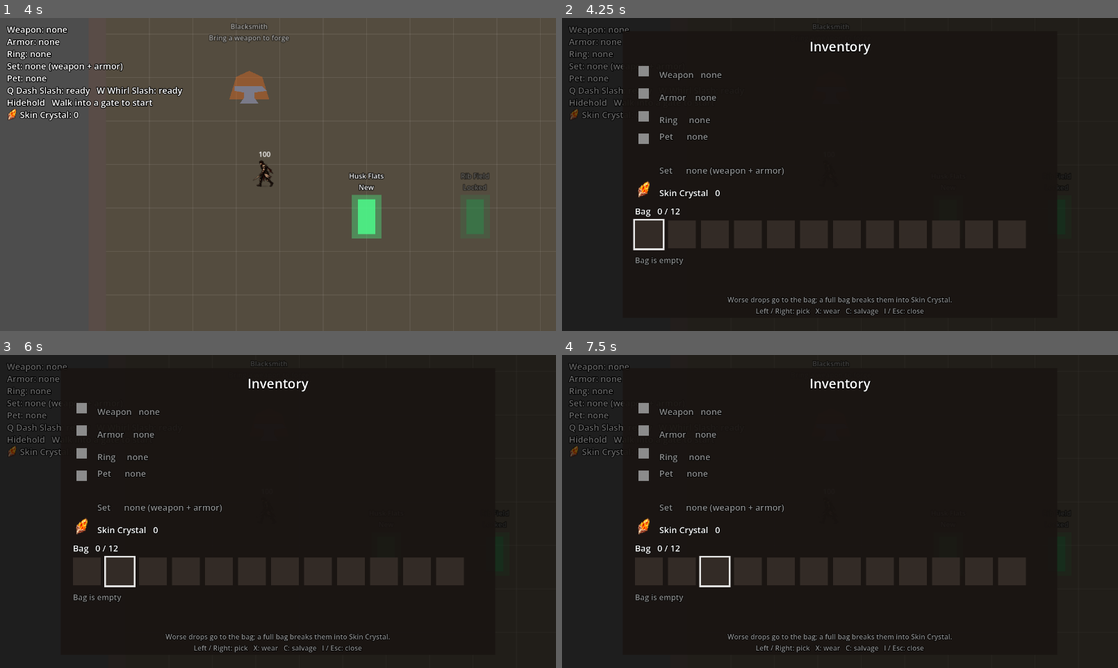
Above: before the commit, frames 1-4 (two rows, left to right).
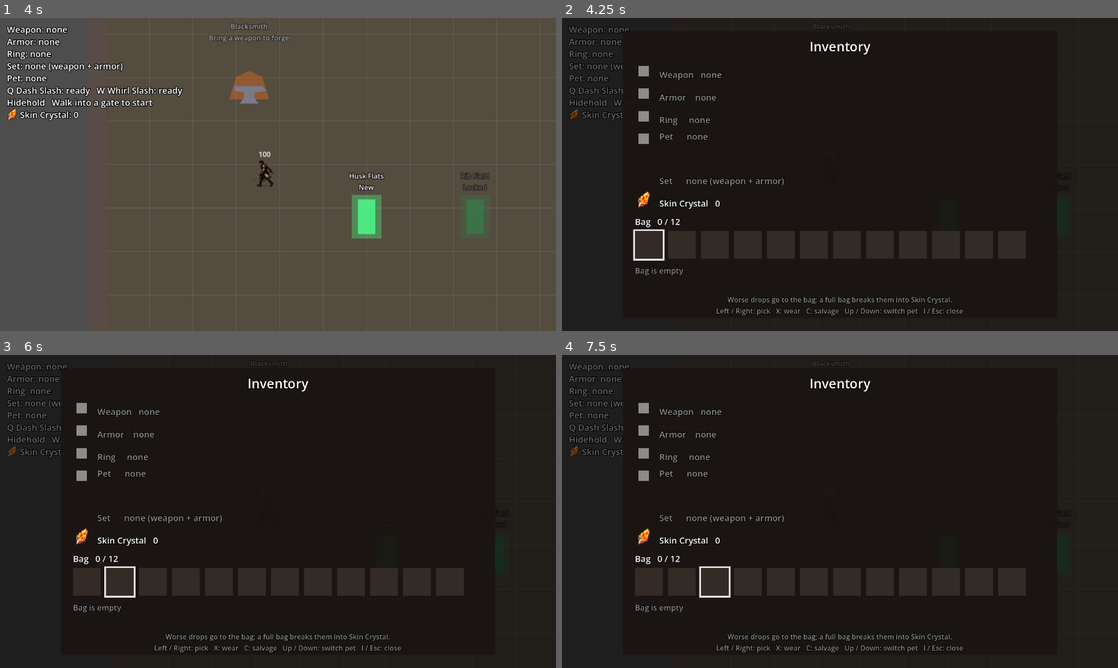
Above: after the commit, the same moments.

Repository: knc219-a11y/second-game
Game: Godot game, scene res://scenes/title.tscn
Two runs of this game, one before a commit and one after it. Both use one fixed random seed, a clock stepped at 60 frames per second and the inputs below.
Inputs:
- Up to frame 1 (4 s): tap Enter (ui_accept) at 0.5, 0.77, 1.52, 3.02, 3.77 s; hold Right (move_right) 0.53-1.28 s; hold X (attack) 0.53-1.28 s; tap C (interact) at 0.8, 1.35, 2.3, 2.85, 3.8 s; hold Down (move_down) 1.28-2.03 s; tap X (attack) at 1.55, 3.05 s; hold Right (move_right) 2.03-2.78 s; hold X (attack) 2.03-2.78 s; hold Up (move_up) 2.78-3.53 s; hold Left (move_left) from 3.53 s (still down); tap Space (roll) at 3.6 s
- Up to frame 2 (4.25 s): keep holding Left (move_left); tap I (inventory) at 4.15 s
- Up to frame 3 (6 s): tap X (attack) at 4.35, 5.85 s; tap Enter (ui_accept) at 4.52, 5 s; release Left (move_left) at 5.03 s; hold Down (move_down) 5.03-5.78 s; tap C (interact) at 5.1 s; tap R (restart) at 5.75 s; hold Right (move_right) from 5.78 s (still down)
- Up to frame 4 (7.5 s): tap Enter (ui_accept) at 6.02, 6.5, 6.77 s; release Right (move_right) at 6.53 s; hold Up (move_up) 6.53-7.28 s; tap C (interact) at 6.6 s; tap R (restart) at 7.25 s; hold Right (move_right) from 7.28 s (still down); tap Space (roll) at 7.35 s

Frame 1 is identical in both runs. In frame 2, 5.0% of the frame differs, in the area x 12-84%, y 47-96%; in frame 3, 5.1%; in frame 4, 5.1%, in the area x 13-84%, y 47-96%.

Commit message:
Kept pets: every pet obtained stays, switch the active one in the inventory
Every pet picked up is kept in owned_pets (one per kind, saved); the newest
still becomes active. The I inventory lists the kept pets with the active one
bracketed and Up/Down switches it. Old saves keep just their active pet. A
kept pet kind no longer drops.

Co-Authored-By: Claude Opus 5.5 (1M context) <noreply@anthropic.com>
Claude-Session: https://claude.ai/code/session_01JTFhcG27aDg1HpxMu7TF5t

Diff:
--- a/scripts/enemy.gd
+++ b/scripts/enemy.gd
@@ -56,7 +56,7 @@
 @export var ring_drop_chance: float = 0.07
 # Separate, rare roll for a pet of kind pet_drop_kind (player.gd pet_names):
 # normal enemies drop the Scab Pup (2); test_map.gd gives the tough variant the
-# Marrow Cub (1) and its own chance. No drop while the Player has that same pet.
+# Marrow Cub (1) and its own chance. No drop once the Player keeps that pet.
 @export var pet_drop_chance: float = 0.04
 @export var pet_drop_kind: int = 2
 # Separate roll for an ichor drop (player.gd heal_amount), only while the Player
@@ -765,7 +765,7 @@
 
 
 func _try_drop_pet() -> void:
-	if not is_instance_valid(player) or player.pet_kind == pet_drop_kind:
+	if not is_instance_valid(player) or pet_drop_kind in player.owned_pets:
 		return
 	if randf() >= pet_drop_chance:
 		return
--- a/scripts/inventory.gd
+++ b/scripts/inventory.gd
@@ -4,7 +4,8 @@
 # colored, with value and forge level), the pet, the set and the Skin Crystal
 # count, then a row of bag slots (player.gd bag: drops no better than what's
 # worn). Left/Right pick a bag item, X wears it (the worn one goes into the bag)
-# and C salvages it into Skin Crystal. I or Esc closes it. Better drops still
+# and C salvages it into Skin Crystal. Up/Down switches the active pet among the
+# kept ones (player.gd owned_pets). I or Esc closes it. Better drops still
 # auto-equip on pickup. Built in code; it keeps running while the tree is
 # paused (process_mode always in test_map.tscn).
 
@@ -70,7 +71,7 @@
 		label.vertical_alignment = VERTICAL_ALIGNMENT_CENTER if slot != "pet" else VERTICAL_ALIGNMENT_TOP
 		panel.add_child(label)
 		rows[slot] = [icon, swatch, label]
-		y += 52.0 if slot != "pet" else 64.0
+		y += 52.0 if slot != "pet" else 88.0
 	bag_heading = _make_label(20)
 	bag_heading.position = Vector2(28, y + 4)
 	panel.add_child(bag_heading)
@@ -107,7 +108,7 @@
 	detail.size = Vector2(944, 60)
 	panel.add_child(detail)
 	var hint := _make_label(16)
-	hint.text = "Worse drops go to the bag; a full bag breaks them into Skin Crystal.\nLeft / Right: pick   X: wear   C: salvage   I / Esc: close"
+	hint.text = "Worse drops go to the bag; a full bag breaks them into Skin Crystal.\nLeft / Right: pick   X: wear   C: salvage   Up / Down: switch pet   I / Esc: close"
 	hint.modulate = empty_color
 	hint.position = Vector2(0, 606)
 	hint.size = Vector2(1000, 48)
@@ -133,6 +134,10 @@
 		elif Input.is_action_just_pressed("interact") and selected < p.bag.size():
 			p.salvage_from_bag(selected)
 			refresh()
+		elif Input.is_action_just_pressed("move_up"):
+			_switch_pet(-1)
+		elif Input.is_action_just_pressed("move_down"):
+			_switch_pet(1)
 	elif Input.is_action_just_pressed("inventory") and _can_open():
 		open()
 
@@ -181,7 +186,8 @@
 	if p.pet_kind > 0:
 		var i: int = p.pet_kind - 1
 		_set_row("pet", "Pet      %s\n         %s, %s %d every %.1fs" % [p.pet_names[i], p.pet_passive_text[i],
-			"spits" if p.pet_kind == 3 else "bites", p.pet_bite_damage[i], p.pet_bite_cooldown[i]],
+			"spits" if p.pet_kind == 3 else "bites", p.pet_bite_damage[i], p.pet_bite_cooldown[i]]
+			+ "\n         Kept: " + _kept_pets_text(),
 			p.pet_colors[i], SCAB_PUP_ICON if p.pet_kind == 2 else null, p.pet_colors[i])
 	else:
 		_set_row("pet", "Pet      none", empty_color, null, empty_color)
@@ -190,6 +196,27 @@
 	_set_row("set", "Set      " + set_text, Color(1, 0.95, 0.6, 1) if p.has_set() else empty_color, null, Color(0, 0, 0, 0))
 	_set_row("material", "%s   %d" % [p.material_name, p.materials], Color(1, 1, 1, 1), CRYSTAL_ICON, empty_color)
 	_refresh_bag()
+
+
+# The kept pets with the active one in brackets, e.g. "[Scab Pup]  Clot Imp".
+func _kept_pets_text() -> String:
+	var p: Node = map.player
+	var names: Array[String] = []
+	for k in p.owned_pets:
+		names.append("[%s]" % p.pet_names[k - 1] if k == p.pet_kind else p.pet_names[k - 1])
+	var text := "  ".join(names)
+	if p.owned_pets.size() > 1:
+		text += "   (Up / Down to switch)"
+	return text
+
+
+func _switch_pet(step: int) -> void:
+	var p: Node = map.player
+	if p.owned_pets.size() < 2:
+		return
+	var i: int = p.owned_pets.find(p.pet_kind)
+	p.equip_pet(p.owned_pets[posmod(i + step, p.owned_pets.size())])
+	refresh()
 
 
 func _refresh_bag() -> void:
--- a/scripts/player.gd
+++ b/scripts/player.gd
@@ -173,7 +173,8 @@
 # with a big pop, the Pup nibbles often for less, the Imp spits from afar (all
 # about 2 damage a second).
 # The Pup is rose, not the normal enemy's red, so it doesn't read as an enemy.
-# One pet at a time: walking over a different pet swaps to it. Kept across R (SAVE_PATH).
+# One pet at a time: walking over a different pet swaps to it, and every pet
+# obtained is kept in owned_pets (switch in the I inventory). Kept across R (SAVE_PATH).
 @export var pet_names: Array[String] = ["Marrow Cub", "Scab Pup", "Clot Imp"]
 @export var pet_colors: Array[Color] = [Color(0.96, 0.8, 0.62, 1), Color(1, 0.6, 0.72, 1), Color(0.75, 0.62, 1, 1)]
 @export var pet_bite_damage: Array[int] = [5, 2, 4]
@@ -307,6 +308,8 @@
 var pet: Node2D = null
 # 0 = no pet, otherwise the index+1 of the pet above.
 var pet_kind: int = 0
+# Every pet kind obtained so far, in pickup order (one of each kind).
+var owned_pets: Array[int] = []
 var shake_strength: float = 0.0
 var shake_left: float = 0.0
 var dash_time_left: float = 0.0
@@ -1208,6 +1211,8 @@
 		pet.queue_free()
 	pet = new_pet
 	pet_kind = kind
+	if not kind in owned_pets:
+		owned_pets.append(kind)
 	# Before add_child so pet.gd's base_color picks it up.
 	pet.get_node("Visual/Body").color = pet_colors[kind - 1]
 	pet.bite_damage = pet_bite_damage[kind - 1]
@@ -1217,7 +1222,7 @@
 	pet.sprite_sheet = pet_sprite_sheets[kind - 1]
 	# Beside the Player in the y-sorted World, so it draws by its y like the rest.
 	get_parent().add_child(pet)
-	print("Picked up pet %s" % pet_names[kind - 1])
+	print("Pet now %s (owned %s)" % [pet_names[kind - 1], owned_pets])
 	pet_label.text = "Pet: %s (%s, %s %d every %.1fs)" % [pet_names[kind - 1], pet_passive_text[kind - 1], "spits" if pet.spits else "bites", pet.bite_damage, pet.bite_cooldown]
 	_save_gear()
 
@@ -1237,6 +1242,7 @@
 	cfg.set_value("gear", "ring_rarity", ring_rarity)
 	cfg.set_value("gear", "ring_value", ring_value)
 	cfg.set_value("gear", "pet_kind", pet_kind)
+	cfg.set_value("gear", "owned_pets", owned_pets)
 	cfg.set_value("materials", "skin_crystal", materials)
 	cfg.set_value("bag", "items", bag)
 	cfg.save(SAVE_PATH)
@@ -1268,6 +1274,12 @@
 		equip_armor(clampi(cfg.get_value("gear", "armor_rarity", 0), 0, last), cfg.get_value("gear", "armor_value", armor_damage_reduction))
 	if cfg.get_value("gear", "ring", false):
 		equip_ring(clampi(cfg.get_value("gear", "ring_rarity", 0), 0, last), cfg.get_value("gear", "ring_value", ring_roll_damage))
+	# Saves from before pet storage keep just the active pet.
+	var owned: Variant = cfg.get_value("gear", "owned_pets", [])
+	if owned is Array:
+		for k in owned:
+			if k is int and k >= 1 and k <= pet_names.size() and not k in owned_pets:
+				owned_pets.append(k)
 	if kind > 0:
 		equip_pet(kind)
 	print("Loaded save: weapon %d +%d forge %d, armor %s -%d, ring %s %d, pet %d, %d %s" % [weapon_tier, weapon_bonus, weapon_forge, has_armor, armor_value, has_ring, ring_value, pet_kind, materials, material_name])
